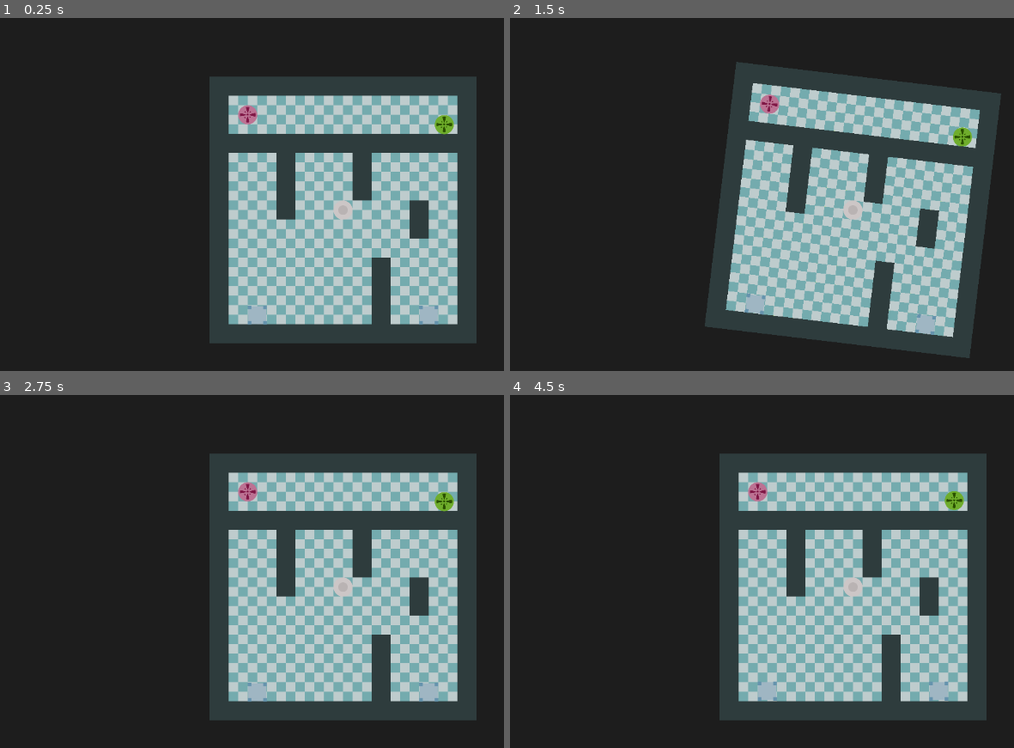
Above: before the commit, frames 1-4 (two rows, left to right).
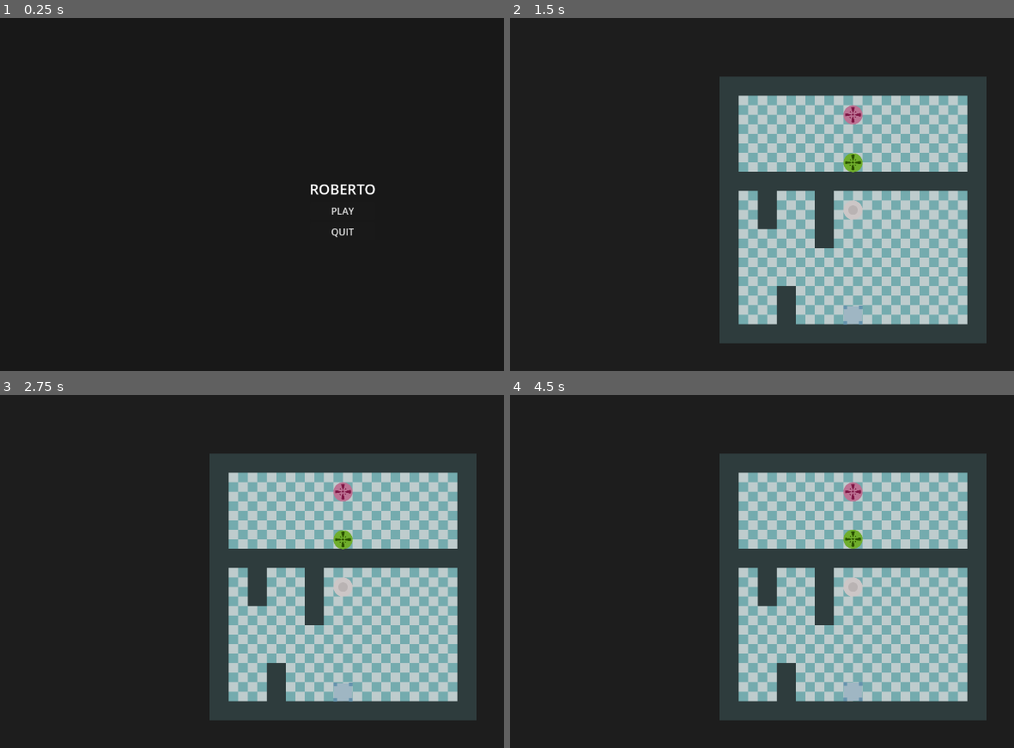
Above: after the commit, the same moments.

Repository: Nathan2801/gamedev.js-2025
Game: Godot game, scene res://screens/menu.tscn
The game is run twice, just before and just after one commit, with the same random seed, the same clock (stepped at 60 frames per second) and the same inputs. Before the commit the project starts from res://level2/start.tscn.
Inputs (mouse positions are in pixels of both pictures, inside the frame that each line leads up to):
- Up to frame 1 (0.25 s): no input
- Up to frame 2 (1.5 s): click (852, 212) at 0.5 s, where only the run after the commit has a clickable "PLAY"; click (842, 208) at 1.25 s, where only the run after the commit has a clickable "#1"
- Up to frame 3 (2.75 s): tap Enter at 2 s; move the mouse to (408, 705) at 2.02 s; tap R at 2.1 s; click (408, 705) at 2.17 s
- Up to frame 4 (4.5 s): tap Space at 2.75, 4.25 s; move the mouse to (767, 691) at 2.77 s; tap R at 2.85, 3.6, 4.35 s; click (767, 691) at 2.92 s; tap Enter at 3.5 s; move the mouse to (923, 500) at 3.52 s; click (923, 500) at 3.67 s; move the mouse to (817, 663) at 4.27 s; click (817, 663) at 4.42 s

The runs differ from the first frame. In frame 1, 40% of the frame differs, in the area x 41-95%, y 16-93%; in frame 2, 26%; in frame 3, 9.1%; in frame 4, 9.1%.

Commit message:
Adding menu and level selection

Diff:
--- a/Test/test.tscn
+++ b/Test/test.tscn
@@ -8,8 +8,6 @@
 
 [node name="Map" parent="." instance=ExtResource("1_65205")]
 position = Vector2(573, 327)
-_size = Vector2(500, 500)
-_tiles = null
 
 [node name="RigidBody2D" type="RigidBody2D" parent="."]
 position = Vector2(597, 184)
--- /dev/null
+++ b/common/change_scene_button.gd
@@ -0,0 +1,10 @@
+extends Button
+class_name ChangeSceneButton
+
+@export_file("*.tscn") var _scene_path: String
+
+func _ready() -> void:
+	pressed.connect(_change_scene)
+
+func _change_scene() -> void:
+	get_tree().change_scene_to_file(_scene_path)
--- a/common/level.gd
+++ b/common/level.gd
@@ -14,6 +14,8 @@
 	if event is InputEventKey:
 		if event.keycode == _reload_key:
 			reload()
+		elif event.keycode == KEY_ESCAPE:
+			get_tree().change_scene_to_file("res://screens/levels.tscn")
 
 func _process(delta: float) -> void:
 	if _current_body:
--- a/level1/start.tscn
+++ b/level1/start.tscn
@@ -15,7 +15,6 @@
 
 [node name="Box" parent="." instance=ExtResource("2_idhjr")]
 position = Vector2(0, 175)
-_active_key = 65
 
 [node name="Ball" parent="." instance=ExtResource("4_fibgb")]
 position = Vector2(0, -81)
--- a/project.godot
+++ b/project.godot
@@ -11,7 +11,7 @@
 [application]
 
 config/name="Balance"
-run/main_scene="uid://c7ijbk6sla3qv"
+run/main_scene="uid://lqw32hd5fkxg"
 config/features=PackedStringArray("4.4", "GL Compatibility")
 config/icon="res://icon.svg"
 
--- /dev/null
+++ b/screens/levels.tscn
@@ -0,0 +1,54 @@
+[gd_scene load_steps=2 format=3 uid="uid://cootb3gy87a1l"]
+
+[ext_resource type="Script" uid="uid://5txkt3babd70" path="res://common/change_scene_button.gd" id="1_ls7x4"]
+
+[node name="Levels" type="Control"]
+layout_mode = 3
+anchors_preset = 15
+anchor_right = 1.0
+anchor_bottom = 1.0
+grow_horizontal = 2
+grow_vertical = 2
+
+[node name="Background" type="ColorRect" parent="."]
+layout_mode = 1
+anchors_preset = 15
+anchor_right = 1.0
+anchor_bottom = 1.0
+grow_horizontal = 2
+grow_vertical = 2
+color = Color(0.0941176, 0.0941176, 0.0941176, 1)
+
+[node name="Center" type="CenterContainer" parent="."]
+layout_mode = 1
+anchors_preset = 15
+anchor_right = 1.0
+anchor_bottom = 1.0
+grow_horizontal = 2
+grow_vertical = 2
+
+[node name="Levels" type="HBoxContainer" parent="Center"]
+layout_mode = 2
+
+[node name="Level1" type="Button" parent="Center/Levels"]
+layout_mode = 2
+text = "#1"
+script = ExtResource("1_ls7x4")
+_scene_path = "uid://b8s44isavb62p"
+metadata/_custom_type_script = "uid://5txkt3babd70"
+
+[node name="Level2" type="Button" parent="Center/Levels"]
+layout_mode = 2
+text = "#2"
+script = ExtResource("1_ls7x4")
+_scene_path = "uid://c7ijbk6sla3qv"
+metadata/_custom_type_script = "uid://5txkt3babd70"
+
+[node name="Menu" type="Button" parent="."]
+layout_mode = 0
+offset_right = 8.0
+offset_bottom = 8.0
+text = "MENU"
+script = ExtResource("1_ls7x4")
+_scene_path = "uid://lqw32hd5fkxg"
+metadata/_custom_type_script = "uid://5txkt3babd70"
--- /dev/null
+++ b/screens/menu.gd
@@ -0,0 +1,4 @@
+extends Control
+
+func _on_quit_pressed() -> void:
+	get_tree().quit()
--- /dev/null
+++ b/screens/menu.tscn
@@ -0,0 +1,51 @@
+[gd_scene load_steps=3 format=3 uid="uid://lqw32hd5fkxg"]
+
+[ext_resource type="Script" uid="uid://dup1rk3mxwma" path="res://screens/menu.gd" id="1_dc0yw"]
+[ext_resource type="Script" uid="uid://5txkt3babd70" path="res://common/change_scene_button.gd" id="2_lt0en"]
+
+[node name="Menu" type="Control"]
+layout_mode = 3
+anchors_preset = 15
+anchor_right = 1.0
+anchor_bottom = 1.0
+grow_horizontal = 2
+grow_vertical = 2
+script = ExtResource("1_dc0yw")
+
+[node name="Background" type="ColorRect" parent="."]
+layout_mode = 1
+anchors_preset = 15
+anchor_right = 1.0
+anchor_bottom = 1.0
+grow_horizontal = 2
+grow_vertical = 2
+color = Color(0.0941176, 0.0941176, 0.0941176, 1)
+
+[node name="Center" type="CenterContainer" parent="."]
+layout_mode = 1
+anchors_preset = 15
+anchor_right = 1.0
+anchor_bottom = 1.0
+grow_horizontal = 2
+grow_vertical = 2
+
+[node name="Itens" type="VBoxContainer" parent="Center"]
+layout_mode = 2
+
+[node name="Title" type="Label" parent="Center/Itens"]
+layout_mode = 2
+theme_override_font_sizes/font_size = 24
+text = "ROBERTO"
+
+[node name="Play" type="Button" parent="Center/Itens"]
+layout_mode = 2
+text = "PLAY"
+script = ExtResource("2_lt0en")
+_scene_path = "uid://cootb3gy87a1l"
+metadata/_custom_type_script = "uid://5txkt3babd70"
+
+[node name="Quit" type="Button" parent="Center/Itens"]
+layout_mode = 2
+text = "QUIT"
+
+[connection signal="pressed" from="Center/Itens/Quit" to="." method="_on_quit_pressed"]
Not shown, added: common/change_scene_button.gd.uid
Not shown, added: screens/menu.gd.uid
